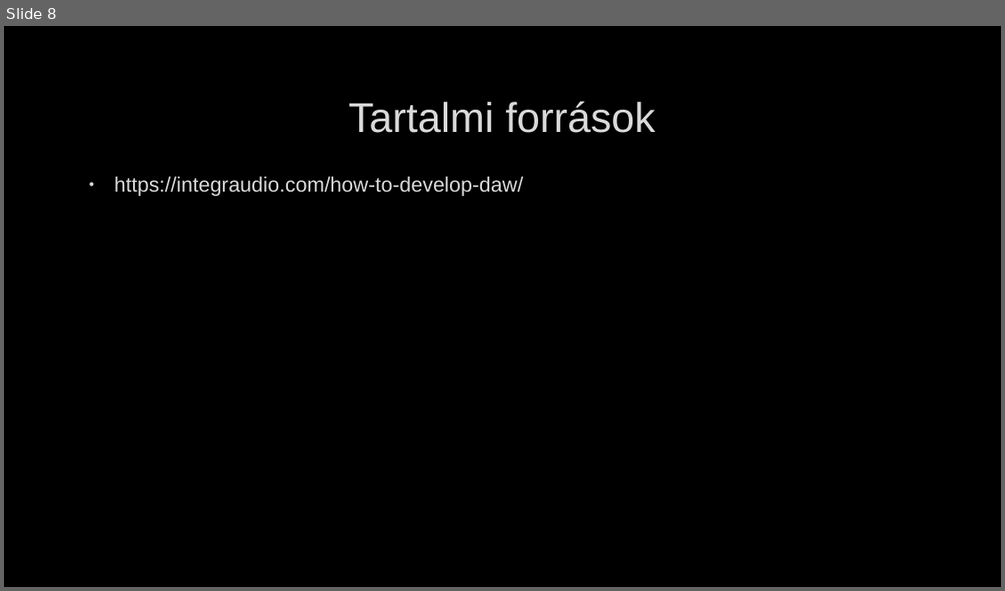
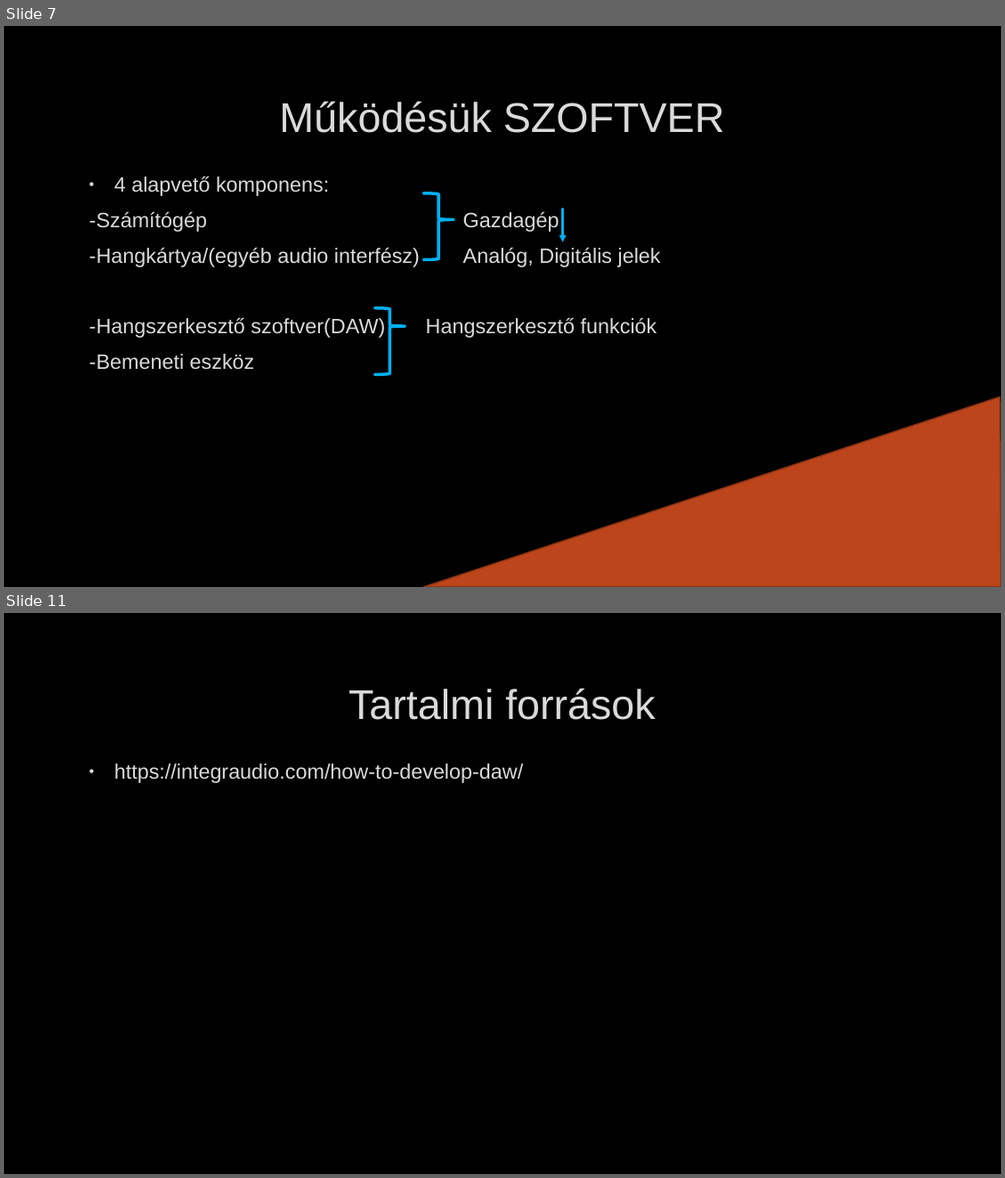
Before and after one commit to TatraiDominik/DAW-PPT, a slide deck: DAW.pptx. Shown one above the other, each under a label of ours: slide 8 before the commit, slides 7 and 11 after it; the slides between them are not shown. The pictures are 1005x591 and 1005x1178 pixels, drawn with LibreOffice and Linux fonts; fonts in the diff are those of the drawing; background and template pictures are left out. Boxes give left, top, right and bottom in pixels: in the first picture for what was removed or moved away, otherwise in the second. Text is boxed around its words. In the diff, an @@ line names an element or a change of style, - is before the commit and + after.

Commit message:
"Működés, programozás, szoftver" diák létrehozása

```diff
--- a/DAW.pptx
+++ b/DAW.pptx
@@ slide 7 added at <box>4,26,1001,587</box>, background picture (left out) @@
@@ title added at <box>279,101,725,133</box>, 40 pt, text #DADADA @@
+Működésük SZOFTVER
@@ text added at <box>89,176,661,338</box>, 20 pt, text #DADADA @@
+• 4 alapvető komponens:
+-Számítógép Gazdagép
+-Hangkártya/(egyéb audio interfész) Analóg, Digitális jelek
+-Hangszerkesztő szoftver(DAW) Hangszerkesztő funkciók
+-Bemeneti eszköz
@@ right brace added at <box>423,193,453,260</box>, outline #00B0F0 3 pt @@
@@ arrow added from (563, 208) to (563, 242), #00B0F0 2.25 pt @@
@@ right brace added at <box>375,308,404,375</box>, outline #00B0F0 3 pt @@
@@ freeform shape added at <box>423,397,1001,587</box>, fill #BC451B, outline #8B3314 1.25 pt @@
@@ what was slide 8 is now slide 11 @@
```
Also in this commit, not shown: 3 slides changed, 3 other slides added, 1 slide removed.
